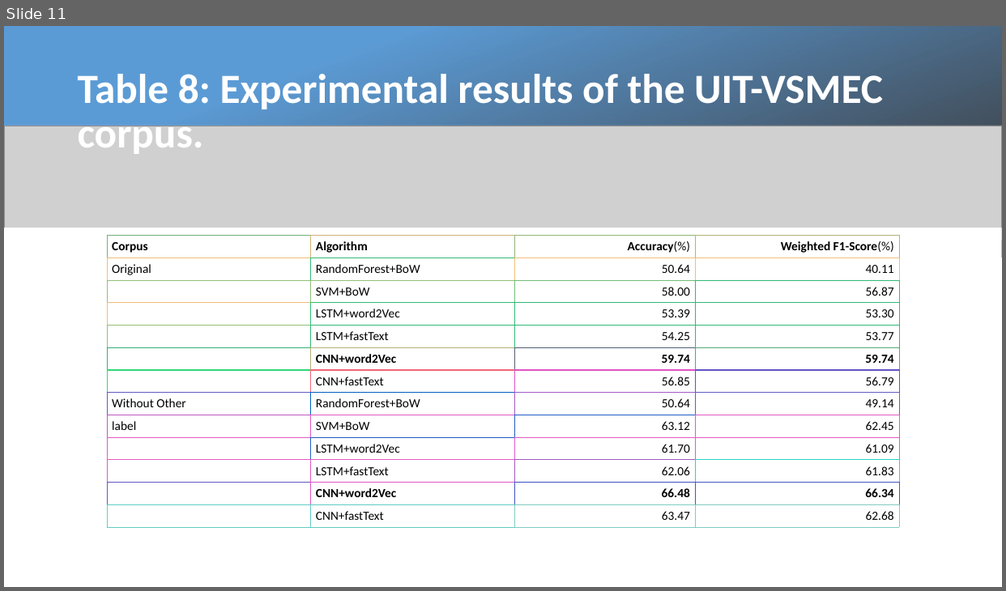
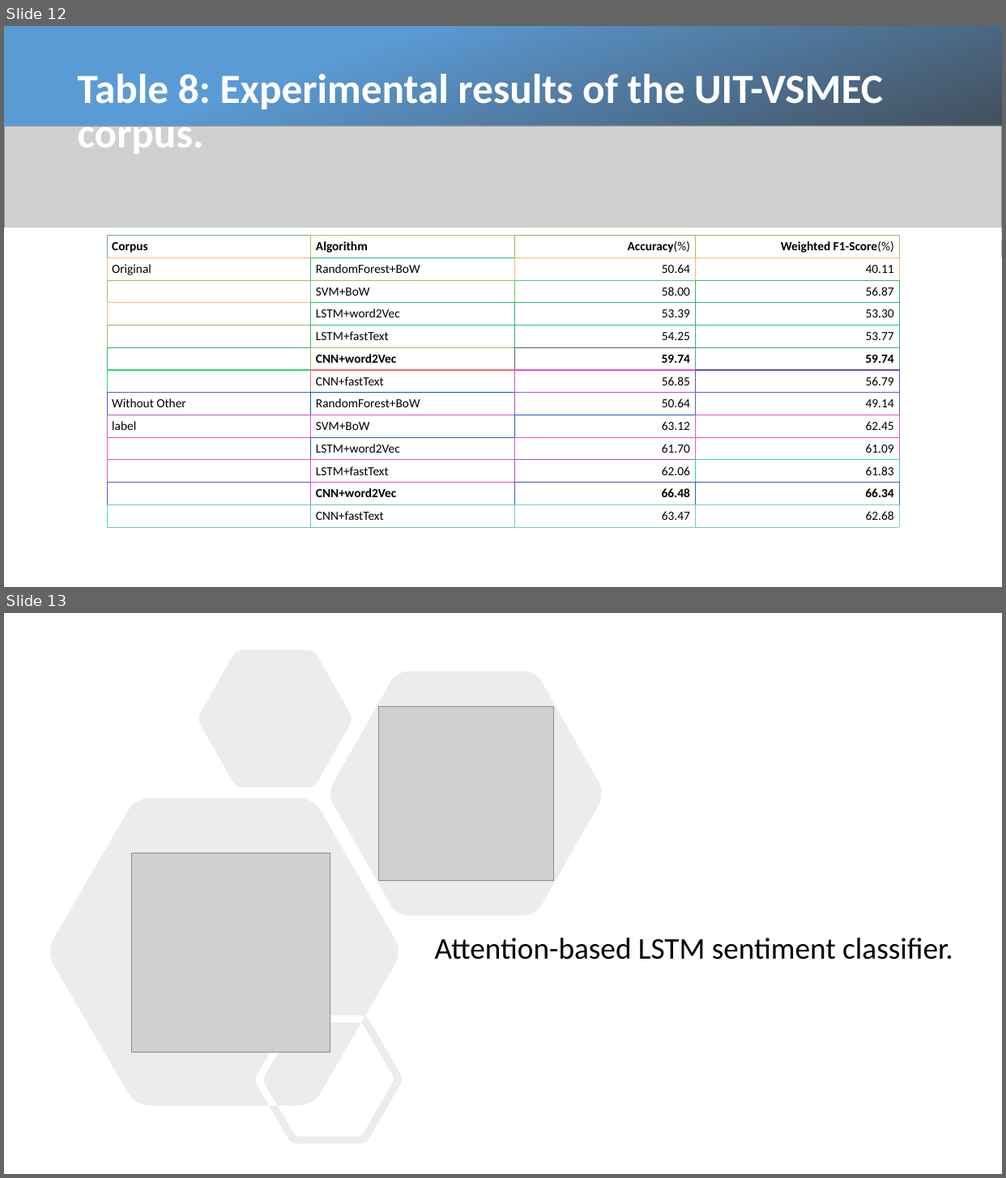
Before and after one commit to kelvng/Vietnamese-Social-Media-Emotion-Corpus, a slide deck: Report/Vietnamese Social Media Emotion Corpus.pptx. Shown one above the other, each under a label of ours: slide 11 before the commit, slides 12 and 13 after it. The pictures are 1006x591 and 1006x1178 pixels, drawn with LibreOffice and Linux fonts; fonts in the diff are those of the drawing; grey boxes stand for pictures. Boxes give left, top, right and bottom in pixels: in the first picture for what was removed or moved away, otherwise in the second. Text is boxed around its words. In the diff, an @@ line names an element or a change of style, - is before the commit and + after.

```diff
--- a/Report/Vietnamese Social Media Emotion Corpus.pptx
+++ b/Report/Vietnamese Social Media Emotion Corpus.pptx
@@ slide 13 added at (x1=4, y1=613, x2=1002, y2=1174), background #FFFFFF @@
@@ freeform shape added at (x1=50, y1=650, x2=602, y2=1144), fill #808080 at 15% opacity @@
@@ picture added at (x1=379, y1=706, x2=553, y2=880) @@
@@ picture added at (x1=131, y1=854, x2=330, y2=1053) @@
@@ title added at (x1=435, y1=938, x2=953, y2=960), 29 pt, text #000000 @@
+Attention-based LSTM sentiment classifier.
@@ what was slide 11 is now slide 12 @@
```
Also in this commit, not shown: 7 other slides added, 7 other files.
